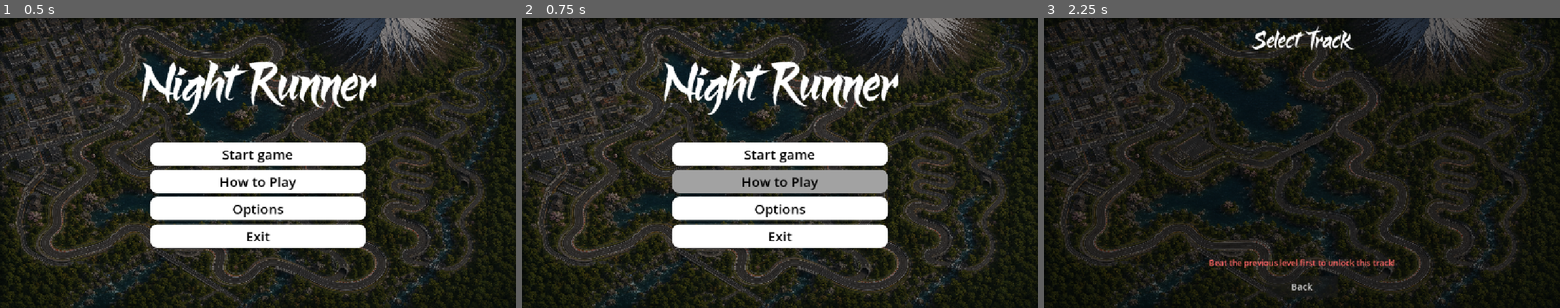
Above: before the commit, frames 1-3 (left to right).
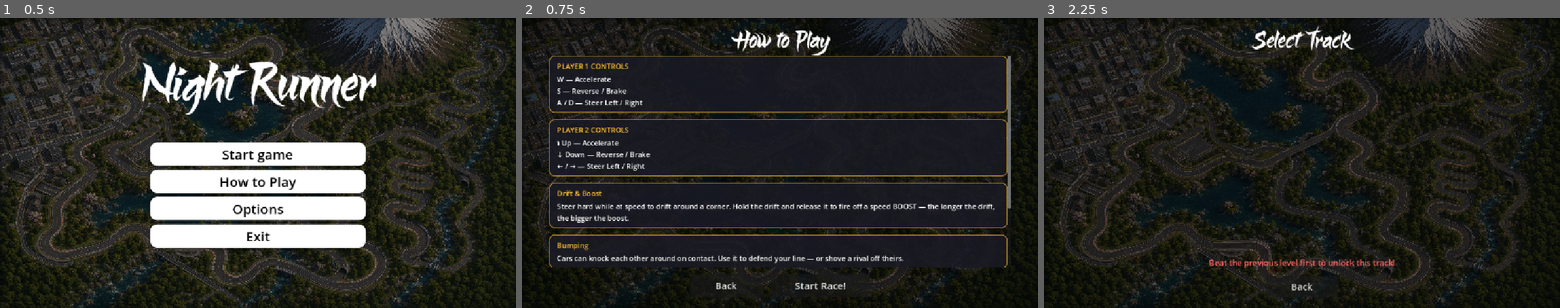
Above: after the commit, the same moments.

Repository: Bhaumik1234-star/Racer2dgt
Game: Godot game, scene res://main_menu.tscn
Two runs of this game, one before a commit and one after it. Both use one fixed random seed, a clock stepped at 60 frames per second and the inputs below. Sound files missing from this copy of the repository are replaced by a short silence.
Inputs (mouse positions are in pixels of both pictures, inside the frame that each line leads up to):
- Up to frame 1 (0.5 s): no input
- Up to frame 2 (0.75 s): click "How to Play" at 0.5 s
- Up to frame 3 (2.25 s): click (1250, 284) at 1.25 s, where only the run after the commit has a clickable "Back"; click "Start game" at 2 s

Frame 1 is identical in both runs. In frame 2, 33% of the frame differs, in the area x 0-98%, y 0-100%; in frame 3, nothing differs.
Error before the commit: Invalid access to property or key 'master_volume' on a base object of type 'Node (GameManager.gd)'. (res://MainMenu.gd:21)

Commit message:
Added a tutorial screen and made the option ui better

Diff:
--- a/MainMenu.gd
+++ b/MainMenu.gd
@@ -12,14 +12,6 @@
 @onready var laps5_btn: Button = $OptionsPanel/VBox/LapRows/Lap5Button if has_node("OptionsPanel/VBox/LapRows/Laps5Button") else null
 @onready var lap7_btn: Button = $OptionsPanel/VBox/LapRows/Lap7Button if has_node("OptionsPanel/VBox/LapsRows/Laps7Button") else null
 @onready var volume_slider: HSlider = $OptionsPanel/VBox/VolumeRow/VolumeSlider if has_node("OptionsPanel/VBox/VolumeRow/VolumeSlider") else null
-
-
-func _ready() -> void:
-	if options_panel:
-		options_panel.hide()
-	if volume_slider:
-		volume_slider.value = GameManager.master_volume
-	_refresh_option_button()
 
 
 func _click() -> void:
--- /dev/null
+++ b/Scenes/LevelSelect.gd
@@ -0,0 +1,15 @@
+extends Control
+
+
+# Called when the node enters the scene tree for the first time.
+func _ready() -> void:
+	pass # Replace with function body.
+
+
+# Called every frame. 'delta' is the elapsed time since the previous frame.
+func _process(delta: float) -> void:
+	pass
+
+
+func _on_back_button_pressed() -> void:
+	pass # Replace with function body.
--- a/Scenes/LevelSelect.tscn
+++ b/Scenes/LevelSelect.tscn
@@ -1,5 +1,6 @@
 [gd_scene format=3 uid="uid://b174lrbxfybjp"]
 
+[ext_resource type="Script" uid="uid://dy5adbuqkmt7q" path="res://Scenes/LevelSelect.gd" id="1_1qomi"]
 [ext_resource type="Texture2D" uid="uid://djnx446t7ojr5" path="res://MAP.png" id="1_fo23m"]
 [ext_resource type="AudioStream" uid="uid://cdfwl23d8mp2m" path="res://Sound Effects/SFX/ui_click.wav" id="2_1cx81"]
 [ext_resource type="FontFile" uid="uid://c45ggjx6dsfvw" path="res://Hoshiko Satsuki.ttf" id="3_1cx81"]
@@ -15,6 +16,7 @@
 anchor_bottom = 1.0
 grow_horizontal = 2
 grow_vertical = 2
+script = ExtResource("1_1qomi")
 
 [node name="Panel" type="Panel" parent="." unique_id=1220810879]
 layout_mode = 1
@@ -72,3 +74,5 @@
 size_flags_horizontal = 4
 theme_override_font_sizes/font_size = 20
 text = "Back"
+
+[connection signal="pressed" from="VBoxContainer/BackButton" to="." method="_on_back_button_pressed"]
--- a/Scripts/GameManager.gd
+++ b/Scripts/GameManager.gd
@@ -1,3 +1,42 @@
 extends Node
 
 var selected_vehicle: String = "car"
+
+var stat_preset: String = "balanced"
+
+var p1_color: Color = Color(1, 1, 1, 1)
+var p2_color: Color = Color(1, 1, 1, 1)
+
+var single_player: bool = false
+var max_laps: int = 3
+var master_volume: float = 1.0
+
+var highest_unlocked_level: int = 1
+var current_level: int = 1
+var total_levels: int = 5
+
+
+var pending_level_scene: String = ""
+
+func unlock_next_level_if_earned(level_just_completed: int) -> void:
+	if level_just_completed >= highest_unlocked_level and highest_unlocked_level < total_levels:
+		highest_unlocked_level = level_just_completed + 1
+
+
+const PRESET_STATS := {
+	"speed": {"max_speed_mult": 1.15, "grip_mult": 0.8, "accel_mult": 0.95},
+	"balanced": {"max_speed_mult": 1.0, "grip_mult": 1.0, "accel_mult": 1.0},
+	"handling": {"max_speed_mult": 0.9, "grip_mult": 1.3, "accel_mult": 1.05},
+}
+
+func get_preset_stats() -> Dictionary:
+	return PRESET_STATS.get(stat_preset, PRESET_STATS["balanced"])
+
+func apply_master_volume() -> void:
+	var bus_idx := AudioServer.get_bus_index("Master")
+	if bus_idx == -1:
+		return
+	if master_volume <= 0.0:
+		AudioServer.set_bus_volume_db(bus_idx, -80.0)
+	else:
+		AudioServer.set_bus_volume_db(bus_idx, linear_to_db(master_volume))
--- a/Scripts/Track.gd
+++ b/Scripts/Track.gd
@@ -22,8 +22,29 @@
 @onready var player1 = $Background/Player1 if has_node("Background/Player1") else null
 @onready var player2 = $Background/Player2 if has_node("Background/Player2") else null
 
+@onready var p1_speed_label = $CanvasLayer/SpeedPanel1/SpeedLabel if has_node("CanvasLayer/SpeedPanel1/SpeedLabel") else null
+@onready var p1_speed_bar = $CanvasLayer/SpeedPanel1/BarBG/BarFill if has_node("CanvasLayer/SpeedPanel1/BarBG/BarFill") else null
+@onready var p2_speed_label = $CanvasLayer/SpeedPanel2/SpeedLabel  if has_node("CanvasLayer/SpeedPanel2/SpeedLabel") else null
+@onready var p2_speed_bar = $CanvasLayer/SpeedPanel2/BarBG/BarFill if has_node("CanvasLayer/SpeedPanel2/BarBG/BarFill") else null
+@onready var speed_panel_p2 = $CanvasLayer/SpeedPanelP2 if has_node("CanvasLayer/SpeedPanelP2") else null
+@onready var dynamic_camera = $Background/DynamicCamera if has_node("Background/DynamicCamera") else null
+
 
 func _ready() -> void:
+	GameManager.apply_master_volume()
+
+	if GameManager.single_player and player2:
+		player2.visible = false
+		player2.set_physics_process(false)
+		player2.set_process(false)
+		player2.monitoring = false
+		player2.monitorable = false
+		player2.remove_from_group("racers")
+		if dynamic_camera:
+			dynamic_camera.car2 = null
+		if speed_panel_p2:
+			speed_panel_p2.visible = false
+
 	if volume_slider:
 		_on_volume_slider_value_changed(volume_slider.value)
 
@@ -31,9 +52,27 @@
 	_start_countdown()
 
 
+
+func _process(_delta: float) -> void:
+	_update_speedometer(player1, p1_speed_label, p1_speed_bar)
+	_update_speedometer(player2, p2_speed_label, p2_speed_bar)
+
+
+func _update_speedometer(car, speed_label, speed_bar) -> void:
+	if not car or not is_instance_valid(car):
+		return
+	var kmh: int = car.get_speed_kmh() if car.has_method("get_speed_kmh") else 0
+	if speed_label:
+		speed_label.text = "%d" % kmh
+	if speed_bar:
+		var ratio: float = clamp(float(kmh) / 150.0, 0.0, 1.0)
+		var bg_width: float = speed_bar.get_parent().size.x
+		speed_bar.size.x = bg_width * ratio
+
+
 func _start_countdown() -> void:
-	if player1: player1.input_enabled = false
-	if player2: player2.input_enabled = false
+	if player1: player1.input_enable = false
+	if player2: player2.input_enable = false
 
 	if countdown_label:
 		countdown_label.show()
@@ -47,13 +86,13 @@
 		await get_tree().create_timer(0.8).timeout
 
 	if countdown_label:
-		countdown_label.text = "GO!"
+		countdown_label.text = "Go!"
 		countdown_label.modulate = Color(0.3, 1.0, 0.3, 1)
 	if beep_go_sfx:
 		beep_go_sfx.play()
 
-	if player1: player1.input_enabled = true
-	if player2: player2.input_enabled = true
+	if player1: player1.input_enable = true
+	if player2: player2.input_enable = true
 
 	await get_tree().create_timer(0.6).timeout
 	if countdown_label:
@@ -62,21 +101,14 @@
 
 func update_lap_ui() -> void:
 	if label:
-		label.text = "Current Lap: %d / %d" % [current_lap, max_laps]
+		label_text = "Current Lap: %d / %d" % [current_lap, max_laps]
+
 
 func _on_music_button_pressed() -> void:
 	if music_player:
 		if music_player.playing:
 			music_player.stop()
 			if music_button: music_button.text = "Play Music"
-		else:
-			music_player.play()
-			if music_button: music_button.text = "Pause Music"
-
-func _on_volume_slider_value_changed(value: float) -> void:
-	if music_player:
-		if value == 0:
-			music_player.volume_db = -80
 		else:
 			music_player.volume_db = linear_to_db(value)
 
--- a/Scripts/Track.tscn
+++ b/Scripts/Track.tscn
@@ -24,6 +24,58 @@
 
 [sub_resource type="RectangleShape2D" id="RectangleShape2D_0do6f"]
 size = Vector2(2564, 28.5)
+
+[sub_resource type="StyleBoxFlat" id="StyleBoxFlat_48pb1"]
+bg_color = Color(0.078431375, 0.050980393, 0.050980393, 0.72156864)
+border_width_left = 2
+border_width_top = 2
+border_width_right = 2
+border_width_bottom = 2
+border_color = Color(0.9490196, 0.2509804, 0.2509804, 0.8509804)
+corner_radius_top_left = 12
+corner_radius_top_right = 12
+corner_radius_bottom_right = 12
+corner_radius_bottom_left = 12
+
+[sub_resource type="StyleBoxFlat" id="StyleBoxFlat_ymxt0"]
+bg_color = Color(0.8, 0.8, 0.8, 1)
+corner_radius_top_left = 4
+corner_radius_top_right = 4
+corner_radius_bottom_right = 4
+corner_radius_bottom_left = 4
+
+[sub_resource type="StyleBoxFlat" id="StyleBoxFlat_uj2yq"]
+bg_color = Color(0.9490196, 0.2509804, 0.2509804, 1)
+corner_radius_top_left = 4
+corner_radius_top_right = 4
+corner_radius_bottom_right = 4
+corner_radius_bottom_left = 4
+
+[sub_resource type="StyleBoxFlat" id="StyleBoxFlat_ip5vo"]
+bg_color = Color(0.050980393, 0.050980393, 0.078431375, 0.72156864)
+border_width_left = 2
+border_width_top = 2
+border_width_right = 2
+border_width_bottom = 2
+border_color = Color(0.3019608, 0.54901963, 0.9490196, 0.8509804)
+corner_radius_top_left = 12
+corner_radius_top_right = 12
+corner_radius_bottom_right = 12
+corner_radius_bottom_left = 12
+
+[sub_resource type="StyleBoxFlat" id="StyleBoxFlat_x6jkv"]
+bg_color = Color(1, 1, 1, 0.12156863)
+corner_radius_top_left = 4
+corner_radius_top_right = 4
+corner_radius_bottom_right = 4
+corner_radius_bottom_left = 4
+
+[sub_resource type="StyleBoxFlat" id="StyleBoxFlat_oaeo0"]
+bg_color = Color(0.3019608, 0.54901963, 0.9490196, 1)
+corner_radius_top_left = 4
+corner_radius_top_right = 4
+corner_radius_bottom_right = 4
+corner_radius_bottom_left = 4
 
 [sub_resource type="RectangleShape2D" id="RectangleShape2D_i74gr"]
 size = Vector2(139, 42)
@@ -155,6 +207,117 @@
 [node name="BeepGoSFX" type="AudioStreamPlayer" parent="CanvasLayer" unique_id=97603380]
 stream = ExtResource("14_48pb1")
 
+[node name="SpeedPanel1" type="Panel" parent="CanvasLayer" unique_id=2085856115]
+anchors_preset = 2
+anchor_top = 1.0
+anchor_bottom = 1.0
+offset_left = 24.0
+offset_top = -110.0
+offset_right = 214.0
+offset_bottom = -24.0
+grow_vertical = 0
+theme_override_styles/panel = SubResource("StyleBoxFlat_48pb1")
+
+[node name="P1Tag" type="Label" parent="CanvasLayer/SpeedPanel1" unique_id=384609726]
+layout_mode = 0
+offset_left = 12.0
+offset_top = 6.0
+offset_right = 90.0
+offset_bottom = 29.0
+theme_override_colors/font_color = Color(0.9490196, 0.54901963, 0.54901963, 1)
+theme_override_font_sizes/font_size = 14
+text = "PLAYER 1"
+
+[node name="SpeedLabel" type="Label" parent="CanvasLayer/SpeedPanel1" unique_id=261426810]
+layout_mode = 0
+offset_left = 10.0
+offset_top = 20.0
+offset_right = 150.0
+offset_bottom = 66.0
+theme_override_fonts/font = ExtResource("12_pbbgl")
+theme_override_font_sizes/font_size = 40
+text = "0"
+
+[node name="UnitLabel" type="Label" parent="CanvasLayer/SpeedPanel1" unique_id=1200783219]
+layout_mode = 0
+offset_left = 150.0
+offset_top = 44.0
+offset_right = 194.0
+offset_bottom = 67.0
+theme_override_colors/font_color = Color(0.8, 0.8, 0.8, 1)
+theme_override_font_sizes/font_size = 13
+text = "Km/H	"
+
+[node name="BarBG" type="Panel" parent="CanvasLayer/SpeedPanel1" unique_id=232832822]
+layout_mode = 0
+offset_left = 12.0
+offset_top = 72.0
+offset_right = 178.0
+offset_bottom = 80.0
+theme_override_styles/panel = SubResource("StyleBoxFlat_ymxt0")
+
+[node name="BarFill" type="Panel" parent="CanvasLayer/SpeedPanel1/BarBG" unique_id=1960634988]
+layout_mode = 0
+offset_bottom = 8.0
+theme_override_styles/panel = SubResource("StyleBoxFlat_uj2yq")
+
+[node name="SpeedPanel2" type="Panel" parent="CanvasLayer" unique_id=1971858236]
+anchors_preset = 3
+anchor_left = 1.0
+anchor_top = 1.0
+anchor_right = 1.0
+anchor_bottom = 1.0
+offset_left = -214.0
+offset_top = -110.0
+offset_right = -24.0
+offset_bottom = -24.0
+grow_horizontal = 0
+grow_vertical = 0
+theme_override_styles/panel = SubResource("StyleBoxFlat_ip5vo")
+
+[node name="P2Tag" type="Label" parent="CanvasLayer/SpeedPanel2" unique_id=1654477464]
+layout_mode = 0
+offset_left = 12.0
+offset_top = 6.0
+offset_right = 90.0
+offset_bottom = 29.0
+theme_override_colors/font_color = Color(0.54901963, 0.7490196, 0.9490196, 1)
+theme_override_font_sizes/font_size = 14
+text = "PLAYER 2"
+
+[node name="SpeedLabel" type="Label" parent="CanvasLayer/SpeedPanel2" unique_id=301415592]
+layout_mode = 0
+offset_left = 10.0
+offset_top = 20.0
+offset_right = 150.0
+offset_bottom = 66.0
+theme_override_fonts/font = ExtResource("12_pbbgl")
+theme_override_font_sizes/font_size = 40
+text = "0"
+
+[node name="UnitLabel" type="Label" parent="CanvasLayer/SpeedPanel2" unique_id=90059324]
+layout_mode = 0
+offset_left = 150.0
+offset_top = 44.0
+offset_right = 194.0
+offset_bottom = 67.0
+theme_override_colors/font_color = Color(0.8, 0.8, 0.8, 1)
+theme_override_font_sizes/font_size = 13
+text = "KM/H"
+
+[node name="BarBG" type="Panel" parent="CanvasLayer/SpeedPanel2" unique_id=1405924585]
+layout_mode = 0
+offset_left = 12.0
+offset_top = 72.0
+offset_right = 178.0
+offset_bottom = 80.0
+theme_override_styles/panel = SubResource("StyleBoxFlat_x6jkv")
+
+[node name="BarFill" type="Panel" parent="CanvasLayer/SpeedPanel2/BarBG" unique_id=67559111]
+layout_mode = 0
+offset_bottom = 8.0
+theme_override_styles/panel = SubResource("StyleBoxFlat_oaeo0")
+
 [node name="HalfwayLine" type="Area2D" parent="." unique_id=987983594]
 script = ExtResource("7_vlbpn")
 
--- a/Scripts/Tutorial.gd
+++ b/Scripts/Tutorial.gd
@@ -14,7 +14,7 @@
 @onready var click_sfx: AudioStreamPlayer = $ClickSFX if has_node("ClickSFX") else null
 
 func _ready() -> void:
-	for sections in SECTIONS:
+	for section in SECTIONS:
 		list.add_child(_build_section(section))
 
 
--- a/main_menu.tscn
+++ b/main_menu.tscn
@@ -296,6 +296,7 @@
 vertical_alignment = 1
 
 [node name="OptionsPanel" type="Panel" parent="." unique_id=396969386]
+visible = false
 layout_mode = 0
 offset_left = 296.0
 offset_top = 64.0
Binary file added: Maps/level1.png
Not shown, added: Maps/level1.png.import
Binary file added: Maps/level10.png
Not shown, added: Maps/level10.png.import
Binary file added: Maps/level2.png
Not shown, added: Maps/level2.png.import
Binary file added: Maps/level3.png
Not shown, added: Maps/level3.png.import
Binary file added: Maps/level7.png
Not shown, added: Maps/level7.png.import
Not shown, added: Scenes/LevelSelect.gd.uid
Not shown, changed: export_presets.cfg
(and 12 more such lines)
